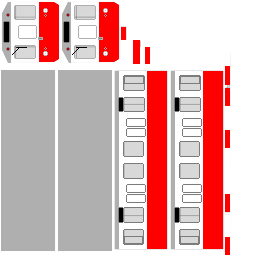
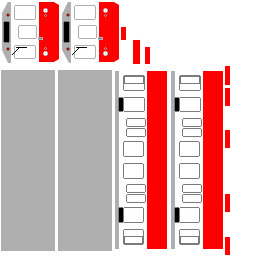
Layered file, before and after one edit (256x256). Changes by layer:
painted on "Door Frames" over [1, 1, 231, 254]
painted on "Left Side" over [1, 1, 231, 254]
painted on "Rear Door" over [1, 1, 196, 250]
painted on "Front Door" over [1, 1, 231, 254]
painted on "Front" over [1, 1, 231, 254]
painted on "Underside" over [1, 1, 199, 250]
painted on "Roof" over [1, 1, 231, 254]
hid "Template" over [1, 1, 231, 254]
